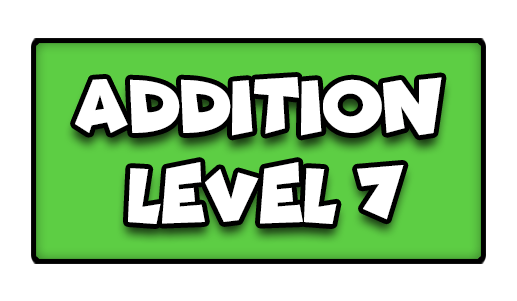
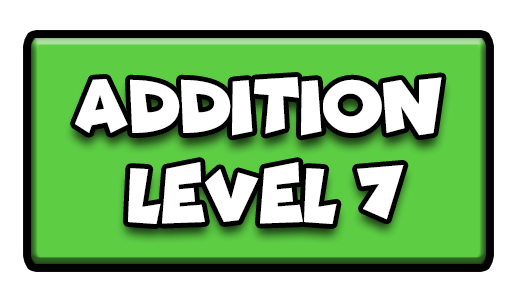
Revision of a layered 517x301 image; what changed, layer by layer:
pixels changed over [23, 30, 494, 272] (layer not identified)
